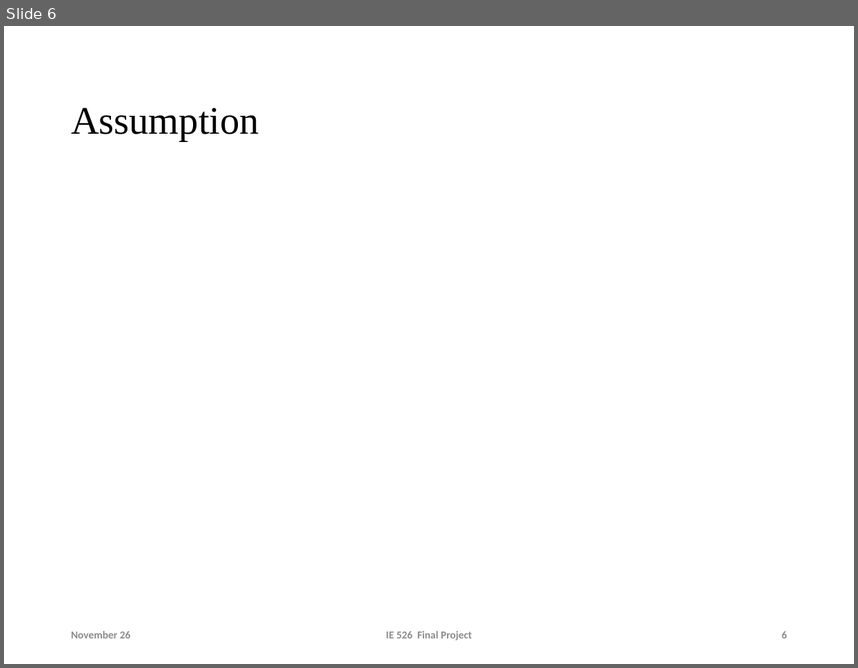
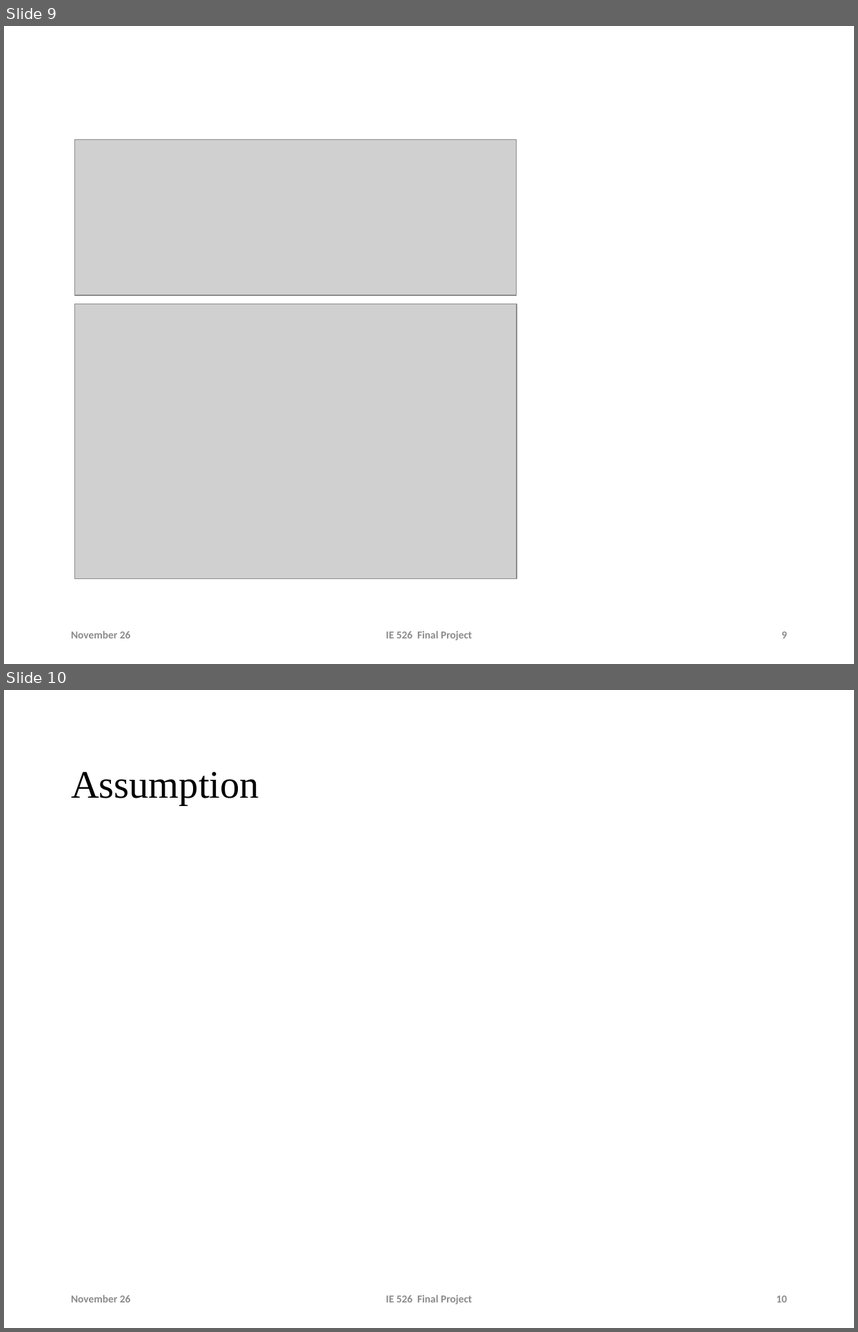
Before and after one commit to lyuzz/IE-526-Final-Project, a slide deck: zr/sumulation final.pptx. Shown one above the other, each under a label of ours: slide 6 before the commit, slides 9 and 10 after it. The pictures are 858x668 and 858x1332 pixels, drawn with LibreOffice and Linux fonts; fonts in the diff are those of the drawing; grey boxes stand for pictures; background and template pictures are left out. Boxes give left, top, right and bottom in pixels: in the first picture for what was removed or moved away, otherwise in the second. Text is boxed around its words. In the diff, an @@ line names an element or a change of style, - is before the commit and + after.

```diff
--- a/zr/sumulation final.pptx
+++ b/zr/sumulation final.pptx
@@ slide 9 added at (4,26,854,664), background #FFFFFF @@
@@ picture added at (74,139,516,294) @@
@@ picture added at (74,304,517,579) @@
@@ text added at (71,630,131,638), 9 pt, text #8C8C8C @@
+November 26
@@ text added at (386,630,472,640), 9 pt, text #8C8C8C @@
+IE 526 Final Project
@@ page number added at (782,631,787,638), 9 pt, text #8C8C8C @@
+9
@@ what was slide 6 is now slide 10 @@
@@ page number at (776,1295,787,1302): text changed @@
-6
+10
```
Also in this commit, not shown: 3 slides changed, 2 other slides added, 14 other files.
